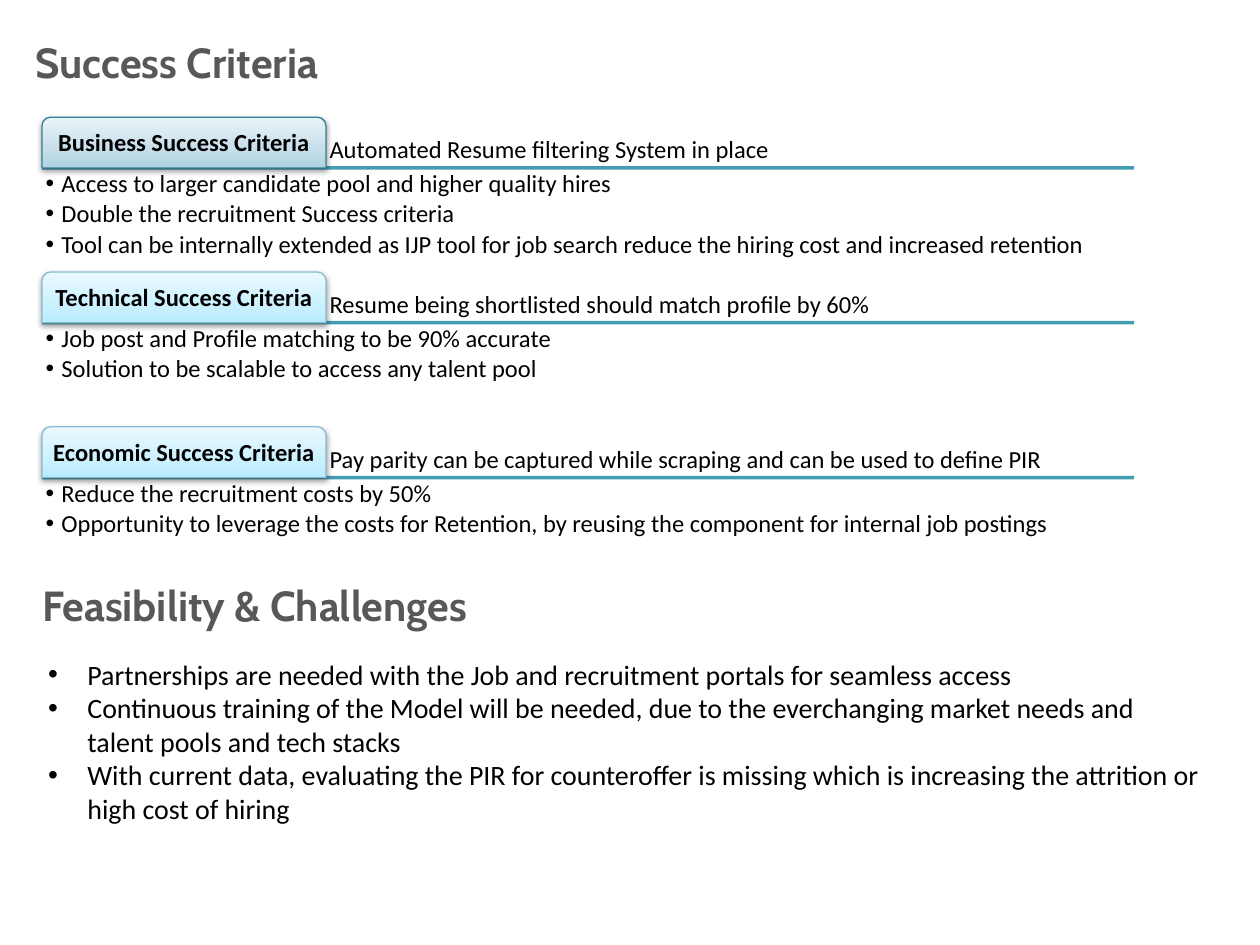
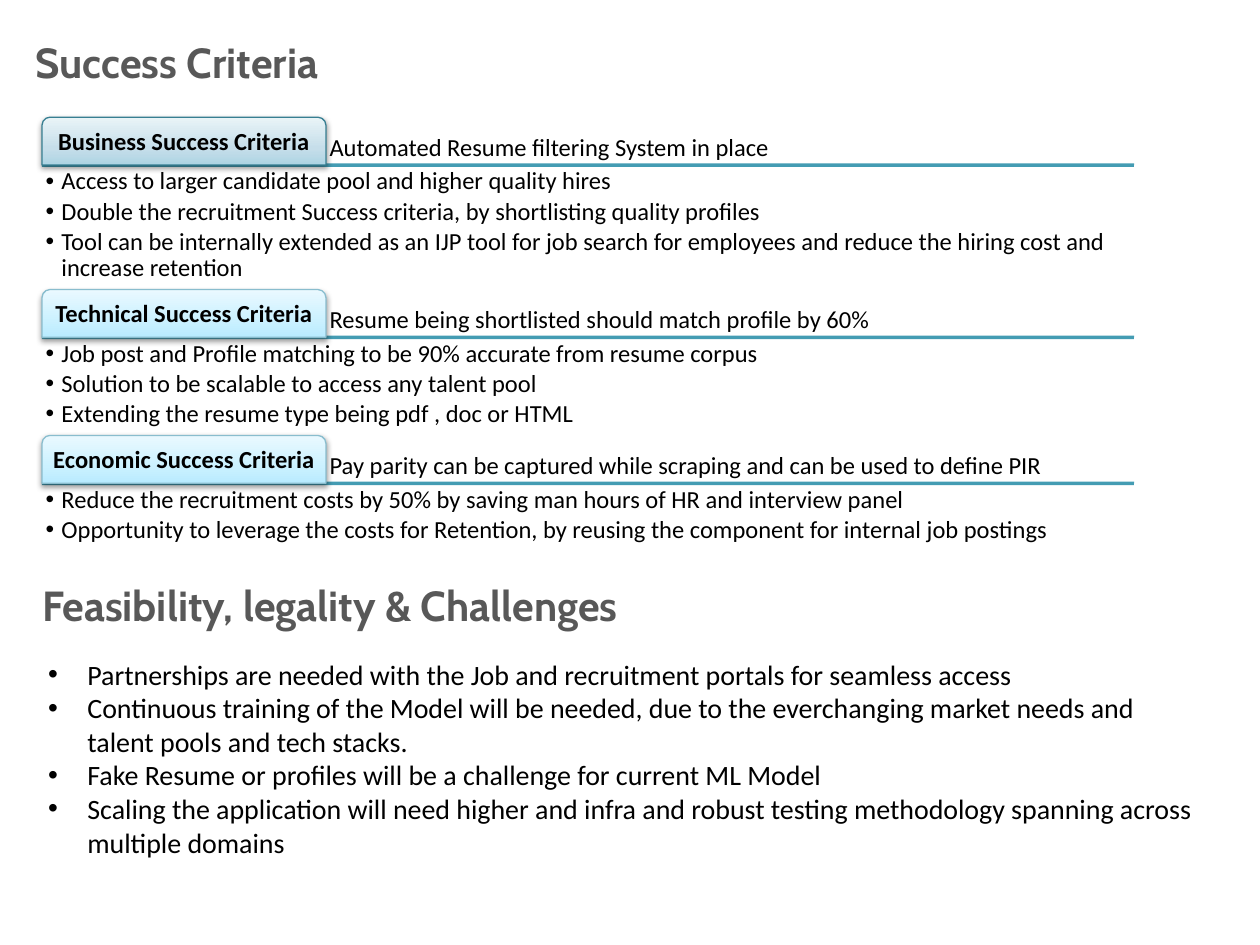
Before and after one commit to anirudhyadav/ISBG4FP1, a slide deck: slide 6 of Foundation_Project_G4__Final_Review_Trending_Jobs.pptx. Drawn at 1260x945 pixels with LibreOffice and Linux fonts; fonts in the diff are those of the drawing; background and template pictures are left out. Boxes give left, top, right and bottom in pixels: in the first picture for what was removed or moved away, otherwise in the second. Text is boxed around its words. In the diff, an @@ line names an element or a change of style, - is before the commit and + after.

```diff
--- a/Foundation_Project_G4__Final_Review_Trending_Jobs.pptx
+++ b/Foundation_Project_G4__Final_Review_Trending_Jobs.pptx
@@ text at (x1=61, y1=203, x2=1104, y2=276): text changed @@
-  • Double the recruitment Success criteria
-  • Tool can be internally extended as IJP tool for job search reduce the hiring cost and increased retention
+  • Double the recruitment Success criteria, by shortlisting quality profiles
+  • Tool can be internally extended as an IJP tool for job search for employees and reduce the hiring cost and increase retention
@@ round same rect moved from (x1=42, y1=272, x2=325, y2=323) to (x1=42, y1=290, x2=325, y2=338) @@
@@ text "Technical Success Criteria" moved from (x1=55, y1=288, x2=312, y2=307) to (x1=55, y1=304, x2=312, y2=323) @@
@@ text "Resume being shortlisted should match ..." moved from (x1=330, y1=296, x2=868, y2=318) to (x1=330, y1=311, x2=868, y2=333) @@
@@ line moved from (42, 323) - (1134, 323) to (42, 338) - (1134, 338) @@
@@ text "Job post and Profile matching ..." moved from (x1=61, y1=327, x2=551, y2=381) to (x1=61, y1=342, x2=757, y2=427) @@
@@ text at (x1=61, y1=342, x2=757, y2=367): text changed @@
-  • Job post and Profile matching to be 90% accurate
+  • Job post and Profile matching to be 90% accurate from resume corpus
@@ text at (x1=61, y1=405, x2=573, y2=427): paragraph added @@
+  • Extending the resume type being pdf , doc or HTML
@@ round same rect moved from (x1=42, y1=427, x2=325, y2=478) to (x1=42, y1=436, x2=325, y2=484) @@
@@ text "Economic Success Criteria" moved from (x1=53, y1=444, x2=314, y2=462) to (x1=53, y1=451, x2=314, y2=469) @@
@@ text "Pay parity can be captured ..." moved from (x1=330, y1=451, x2=1041, y2=473) to (x1=330, y1=457, x2=1041, y2=479) @@
@@ line moved from (42, 478) - (1134, 478) to (42, 484) - (1134, 484) @@
@@ text at (x1=61, y1=488, x2=903, y2=513): text changed @@
-  • Reduce the recruitment costs by 50%
+  • Reduce the recruitment costs by 50% by saving man hours of HR and interview panel
@@ text at (x1=42, y1=589, x2=618, y2=631): text changed @@
-Feasibility & Challenges
+Feasibility, legality & Challenges
@@ text at (x1=87, y1=698, x2=1191, y2=858): text changed @@
-• Continuous training of the Model will be needed, due to the everchanging market needs and talent pools and tech stacks
-• With current data, evaluating the PIR for counteroffer is missing which is increasing the attrition or high cost of hiring
+• Continuous training of the Model will be needed, due to the everchanging market needs and talent pools and tech stacks.
+• Fake Resume or profiles will be a challenge for current ML Model
+• Scaling the application will need higher and infra and robust testing methodology spanning across multiple domains
```
Also in this commit, not shown: 2 other slides changed, 2 slides added, 1 other file.
